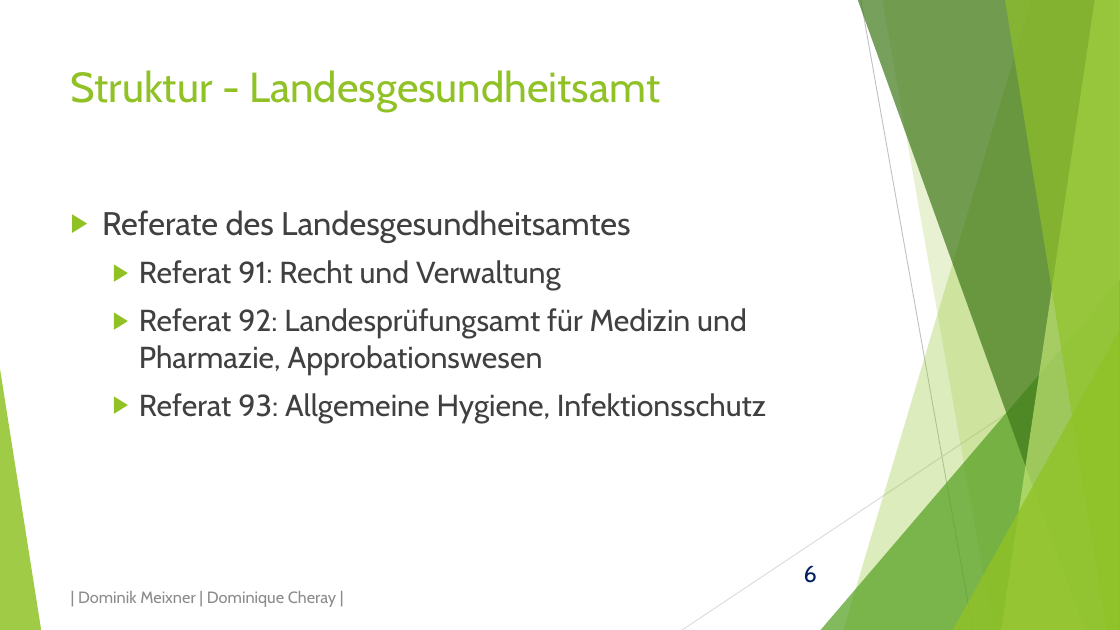
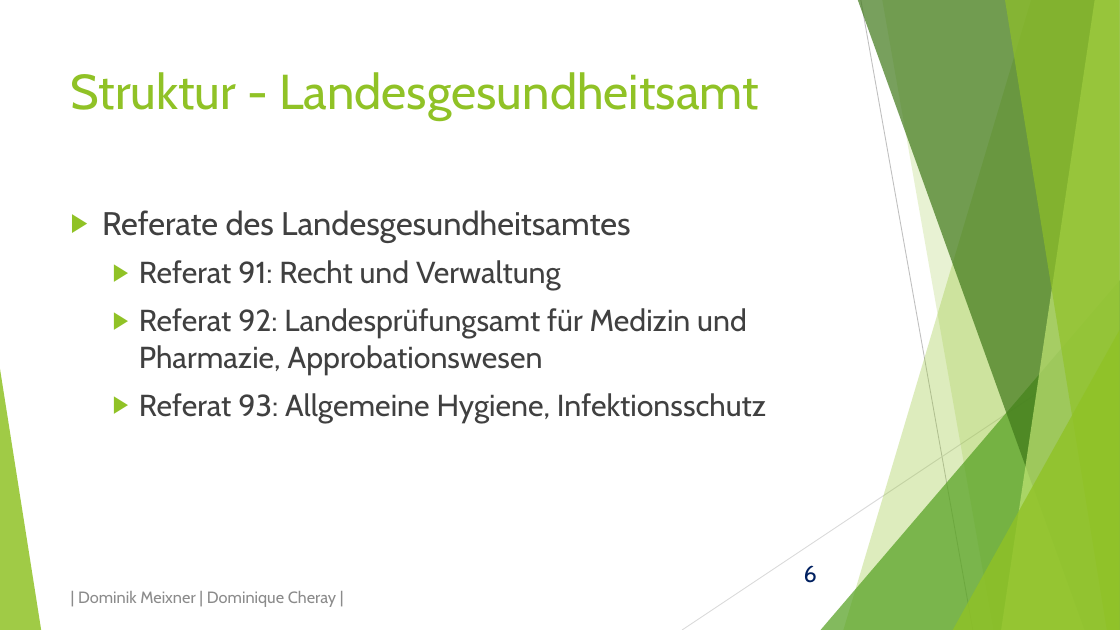
Before and after one commit to domeix/BlaBla, a slide deck: slide 6 of GesundheitsamtPraes.pptx. Drawn at 1120x630 pixels with LibreOffice and Linux fonts; fonts in the diff are those of the drawing. Boxes give left, top, right and bottom in pixels: in the first picture for what was removed or moved away, otherwise in the second. Text is boxed around its words. In the diff, an @@ line names an element or a change of style, - is before the commit and + after.

```diff
--- a/GesundheitsamtPraes.pptx
+++ b/GesundheitsamtPraes.pptx
@@ title "Struktur - Landesgesundheitsamt" at (71,72,759,120): size 36 to 42 pt @@
```
Also in this commit, not shown: 3 other slides changed, 4 slides added.
